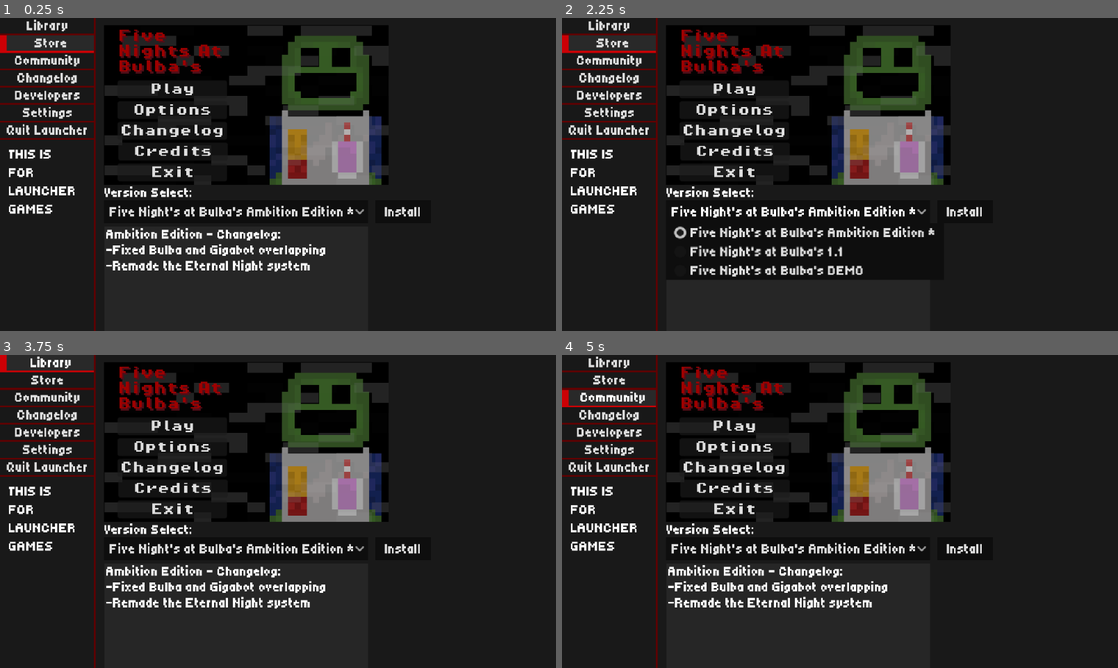
Above: before the commit, frames 1-4 (two rows, left to right).
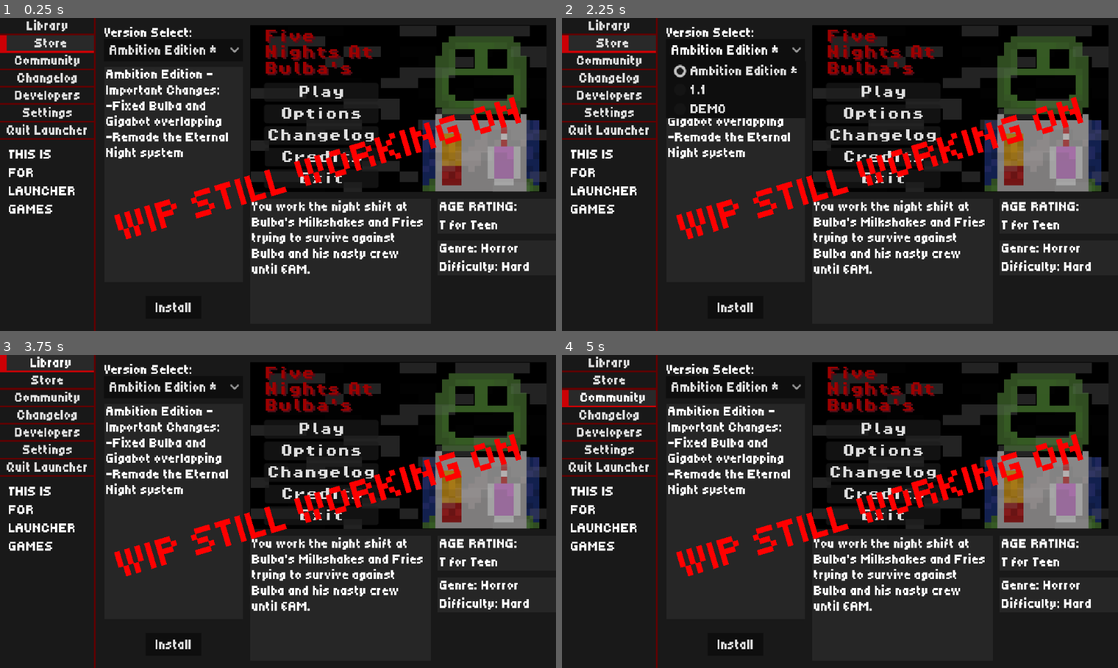
Above: after the commit, the same moments.

Repository: Workaholic-Games/Ambition-Launcher
Game: Godot game, scene res://entites/main/main.tscn
The game is run twice, just before and just after one commit, with the same random seed, the same clock (stepped at 60 frames per second) and the same inputs.
Inputs:
- Up to frame 1 (0.25 s): no input
- Up to frame 2 (2.25 s): click "Store" at 0.5 s; click "Five Night's at Bulba's" at 1.25 s; click "Five Night's at Bulba's Ambit…" (after the commit: "Ambition Edition *") at 2 s
- Up to frame 3 (3.75 s): click "Install" at 2.75 s; click "Library" at 3.5 s
- Up to frame 4 (5 s): click "Community" at 4.25 s

The runs differ from the first frame. In frame 1, 35% of the frame differs, in the area x 18-99%, y 2-94%; in frame 2, 33%; in frame 3, 35%; in frame 4, 35%.
Error after the commit: Attempt to call function 'get_popup' in base 'null instance' on a null instance. (res://entites/main/store_pages.gd:8)

Commit message:
store page save

Diff:
--- a/entites/main/main.tscn
+++ b/entites/main/main.tscn
@@ -509,37 +509,38 @@
 emoji_menu_enabled = false
 clear_button_enabled = true
 
-[node name="Store Pages" type="Control" parent="Store" unique_id=1439287199]
+[node name="Store Pages" type="Control" parent="." unique_id=1439287199]
+layout_mode = 3
 anchors_preset = 0
 offset_right = 40.0
 offset_bottom = 40.0
 script = ExtResource("10_tkre5")
 
-[node name="FNAB" type="Control" parent="Store/Store Pages" unique_id=868858028]
+[node name="FNAB" type="Control" parent="Store Pages" unique_id=116970929]
 anchors_preset = 0
 offset_left = 110.0
 offset_right = 110.0
 
-[node name="Background" type="Panel" parent="Store/Store Pages/FNAB" unique_id=2095217033]
+[node name="Background" type="Panel" parent="Store Pages/FNAB" unique_id=1212018716]
 layout_mode = 0
 offset_right = 530.0
 offset_bottom = 360.0
 theme_override_styles/panel = SubResource("StyleBoxFlat_4mlte")
 
-[node name="Version Select Label" type="Label" parent="Store/Store Pages/FNAB" unique_id=636158732]
+[node name="Version Select Label" type="Label" parent="Store Pages/FNAB" unique_id=74541496]
 layout_mode = 0
 offset_left = 10.0
-offset_top = 192.0
+offset_top = 8.0
 offset_right = 146.0
-offset_bottom = 210.0
+offset_bottom = 26.0
 text = "Version Select:"
 
-[node name="FNAB Versions" type="OptionButton" parent="Store/Store Pages/FNAB" unique_id=585906049]
+[node name="FNAB Versions" type="OptionButton" parent="Store Pages/FNAB" unique_id=1505936404]
 layout_mode = 0
 offset_left = 10.0
-offset_top = 210.0
-offset_right = 314.0
-offset_bottom = 236.0
+offset_top = 24.0
+offset_right = 170.0
+offset_bottom = 50.0
 theme = SubResource("Theme_g3yru")
 theme_override_styles/normal = SubResource("StyleBoxFlat_fwoik")
 theme_override_styles/pressed = SubResource("StyleBoxFlat_fwoik")
@@ -547,19 +548,19 @@
 theme_override_styles/focus = SubResource("StyleBoxEmpty_tkre5")
 selected = 0
 item_count = 3
-popup/item_0/text = "Five Night's at Bulba's Ambition Edition *"
-popup/item_0/id = 2
-popup/item_1/text = "Five Night's at Bulba's 1.1"
+popup/item_0/text = "Ambition Edition *"
+popup/item_0/id = 0
+popup/item_1/text = "1.1"
 popup/item_1/id = 0
-popup/item_2/text = "Five Night's at Bulba's DEMO"
-popup/item_2/id = 1
-
-[node name="Quit Launcher" type="Button" parent="Store/Store Pages/FNAB" unique_id=27069192]
-layout_mode = 0
-offset_left = 322.0
-offset_top = 210.0
-offset_right = 386.0
-offset_bottom = 236.0
+popup/item_2/text = "DEMO"
+popup/item_2/id = 2
+
+[node name="Install" type="Button" parent="Store Pages/FNAB" unique_id=1110838534]
+layout_mode = 0
+offset_left = 58.0
+offset_top = 320.0
+offset_right = 122.0
+offset_bottom = 346.0
 theme_override_colors/font_color = Color(0.875, 0.875, 0.875, 1)
 theme_override_colors/font_pressed_color = Color(0.8745098, 0.8745098, 0.8745098, 1)
 theme_override_colors/font_hover_color = Color(0.8745098, 0.8745098, 0.8745098, 1)
@@ -570,23 +571,66 @@
 theme_override_styles/hover = SubResource("StyleBoxFlat_exgh8")
 text = "Install"
 
-[node name="Version Changes" type="RichTextLabel" parent="Store/Store Pages/FNAB" unique_id=813611542]
+[node name="Version Changes" type="RichTextLabel" parent="Store Pages/FNAB" unique_id=656689229]
 layout_mode = 0
 offset_left = 10.0
-offset_top = 240.0
-offset_right = 314.0
-offset_bottom = 360.0
+offset_top = 56.0
+offset_right = 170.0
+offset_bottom = 304.0
 theme = SubResource("Theme_1dv2i")
 theme_override_styles/normal = SubResource("StyleBoxFlat_3a0l5")
-text = "Ambition Edition - Changelog:
+text = "Ambition Edition - Important Changes:
 -Fixed Bulba and Gigabot overlapping
 -Remade the Eternal Night system"
 
-[node name="Thumbnail" type="Sprite2D" parent="Store/Store Pages/FNAB" unique_id=276656]
-position = Vector2(10.0000305, 8)
-scale = Vector2(0.17037039, 0.17037037)
-texture = ExtResource("10_xjj0j")
+[node name="Game Description" type="RichTextLabel" parent="Store Pages/FNAB" unique_id=762663260]
+layout_mode = 0
+offset_left = 178.0
+offset_top = 208.0
+offset_right = 386.0
+offset_bottom = 352.0
+theme = SubResource("Theme_1dv2i")
+theme_override_styles/normal = SubResource("StyleBoxFlat_3a0l5")
+text = "You work the night shift at Bulba's Milkshakes and Fries trying to survive against Bulba and his nasty crew until 6AM."
+
+[node name="Age Rating" type="Label" parent="Store Pages/FNAB" unique_id=1950780056]
+layout_mode = 0
+offset_left = 394.0
+offset_top = 208.0
+offset_right = 530.0
+offset_bottom = 248.0
+theme = SubResource("Theme_1dv2i")
+theme_override_styles/normal = SubResource("StyleBoxFlat_3a0l5")
+text = "AGE RATING:
+T for Teen"
+
+[node name="Genre and Difficulty" type="Label" parent="Store Pages/FNAB" unique_id=1600659123]
+layout_mode = 0
+offset_left = 394.0
+offset_top = 256.0
+offset_right = 530.0
+offset_bottom = 296.0
+theme = SubResource("Theme_1dv2i")
+theme_override_styles/normal = SubResource("StyleBoxFlat_3a0l5")
+text = "Genre: Horror
+Difficulty: Hard"
+
+[node name="Thumbnail" type="Sprite2D" parent="Store Pages/FNAB" unique_id=1503507865]
+position = Vector2(178, 8)
+scale = Vector2(0.17777775, 0.17777775)
+texture = ExtResource("11_4mlte")
 centered = false
+
+[node name="Label" type="Label" parent="Store Pages/FNAB" unique_id=1679075641]
+layout_mode = 0
+offset_left = 17.999985
+offset_top = 215.99998
+offset_right = 504.0
+offset_bottom = 270.0
+rotation = -0.28800118
+theme_override_colors/font_color = Color(1, 0, 0, 1)
+theme_override_font_sizes/font_size = 48
+text = "WIP STILL WORKING ON"
 
 [node name="Library" type="Control" parent="." unique_id=337733771 node_paths=PackedStringArray("items")]
 visible = false
@@ -633,5 +677,5 @@
 [connection signal="mouse_exited" from="Store/Area/GridContainer/Other (Bitcoin Miner)/Games/Bitcoin Miner" to="Store/Area/GridContainer/Other (Bitcoin Miner)/Games/Bitcoin Miner" method="_on_mouse_exited"]
 [connection signal="pressed" from="Store/Area/GridContainer/Other (Bitcoin Miner)/Games/Bitcoin Miner" to="Store/Area/GridContainer/Other (Bitcoin Miner)/Games/Bitcoin Miner" method="_on_pressed"]
 [connection signal="text_changed" from="Store/Search Bar" to="Store" method="_on_search_bar_text_changed"]
-[connection signal="item_selected" from="Store/Store Pages/FNAB/FNAB Versions" to="Store/Store Pages" method="_on_fnab_versions_item_selected"]
+[connection signal="item_selected" from="Store Pages/FNAB/FNAB Versions" to="Store Pages" method="_on_fnab_versions_item_selected"]
 [connection signal="text_changed" from="Library/Search Bar" to="Library" method="_on_search_bar_text_changed"]
--- a/entites/main/store_pages.gd
+++ b/entites/main/store_pages.gd
@@ -2,12 +2,37 @@
 
 
 
+func _ready() -> void:
+	$"FNAB/FNAB Versions".get_popup().canvas_item_default_texture_filter = Viewport.DEFAULT_CANVAS_ITEM_TEXTURE_FILTER_NEAREST
+
+	$"FNAB2/FNAB2 Versions".get_popup().canvas_item_default_texture_filter = Viewport.DEFAULT_CANVAS_ITEM_TEXTURE_FILTER_NEAREST
+
 func _on_fnab_versions_item_selected(index: int) -> void:
 	match index:
-		0: $"FNAB/Version Changes".text = "Ambition Edition - Changelog:
+		0: $"FNAB/Version Changes".text = "Important Changes:
 -Fixed Bulba and Gigabot overlapping
 -Remade the Eternal Night system"
-		1: $"FNAB/Version Changes".text = "1.1 - Changelog:
+		1: $"FNAB/Version Changes".text = "Important Changes:
 -Added Night 6
 -Added Eternal Night"
 		2: $"FNAB/Version Changes".text = "This is a Demo Version."
+
+
+
+func _on_fnab_2_versions_item_selected(index: int) -> void:
+	match index:
+		0: $"FNAB2/Version Changes".text = "Important Changes:
+-Rebalanced Night 6 to be more fair.
+-Tweaked Gigabot to be more unforgiving. However he know always changes pose when you enter the closet."
+
+		1: $"FNAB2/Version Changes".text = "Important Changes:
+-Added Night 6
+-Added the new Minigame Bulbas Adventure
+-Added Custom Night
+-Added Challenges
+-Added Texting Segments in between nights
+-Updated Gavin and Bulba's Jumpscares
+-Added Camera Labeling
+-Added Classic Camera UI toggle in the Settings
+-Added Voice lines when The Emotional Support Fries are clicked
+-Added chance to have some special things to happen on death"
--- a/project.godot
+++ b/project.godot
@@ -43,7 +43,16 @@
 
 [gui]
 
+theme/default_font_antialiasing=0
 theme/custom_font="uid://cju7vrq1y7gpl"
+
+[input]
+
+fullscreen={
+"deadzone": 0.2,
+"events": [Object(InputEventKey,"resource_local_to_scene":false,"resource_name":"","device":-1,"window_id":0,"alt_pressed":false,"shift_pressed":false,"ctrl_pressed":false,"meta_pressed":false,"pressed":false,"keycode":0,"physical_keycode":4194342,"key_label":0,"unicode":0,"location":0,"echo":false,"script":null)
+]
+}
 
 [physics]
 
Not shown: 1 places in entites/main/main.tscn that only renumber resources
Binary file added: game_assets/thumbnails/fnab2.png
Not shown, added: game_assets/thumbnails/fnab2.png.import
